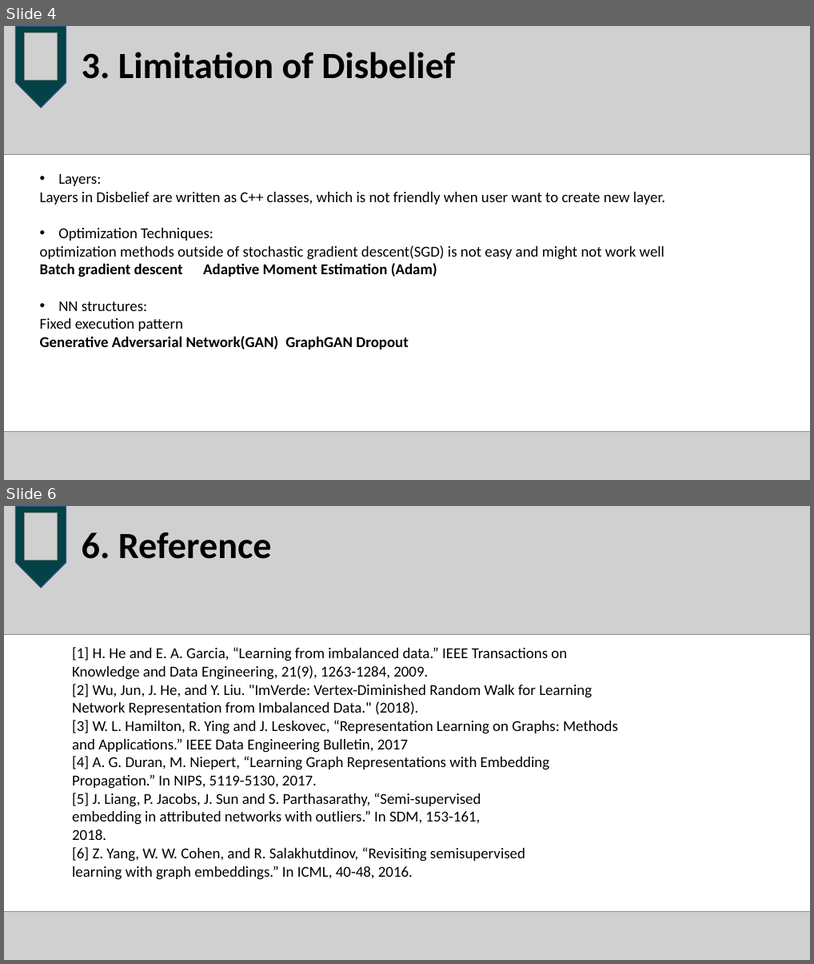
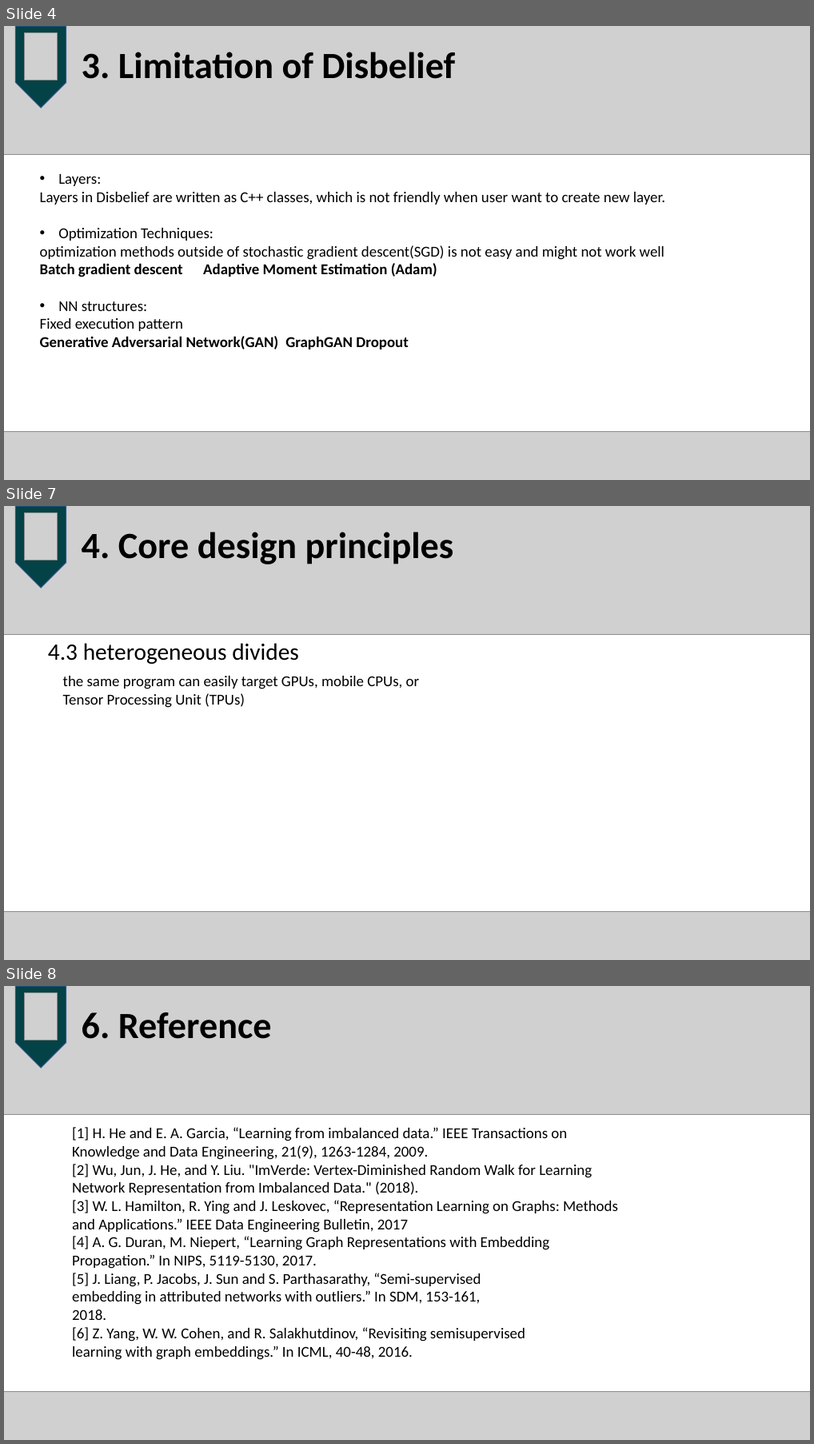
Before and after one commit to coda953/OSproject, a slide deck: tfboys.pptx. Shown one above the other, each under a label of ours: slides 4 and 6 before the commit, slides 4, 7 and 8 after it; the slides between them are not shown. The pictures are 814x964 and 814x1444 pixels, drawn with LibreOffice and Linux fonts; fonts in the diff are those of the drawing; grey boxes stand for pictures. Boxes give left, top, right and bottom in pixels: in the first picture for what was removed or moved away, otherwise in the second. Text is boxed around its words. In the diff, an @@ line names an element or a change of style, - is before the commit and + after.

```diff
--- a/tfboys.pptx
+++ b/tfboys.pptx
@@ slide 7 added at (4,506,810,960), background #FFFFFF @@
@@ picture added at (4,506,810,634) @@
@@ pentagon arrow added at (15,506,66,588), fill #034246, outline #325491 1 pt @@
@@ picture added at (25,512,58,560) @@
@@ title added at (82,532,454,564), 44 pt, text #000000, bold @@
+4. Core design principles
@@ text added at (48,643,299,664), 28 pt, text #000000 @@
+4.3 heterogeneous divides
@@ text added at (63,676,420,708), 18 pt, text #000000 @@
+the same program can easily target GPUs, mobile CPUs, or
+Tensor Processing Unit (TPUs)
@@ picture added at (4,912,810,960) @@
@@ what was slide 6 is now slide 8 @@
```
Also in this commit, not shown: 1 slide changed, 1 other slide added, 2 other files.
